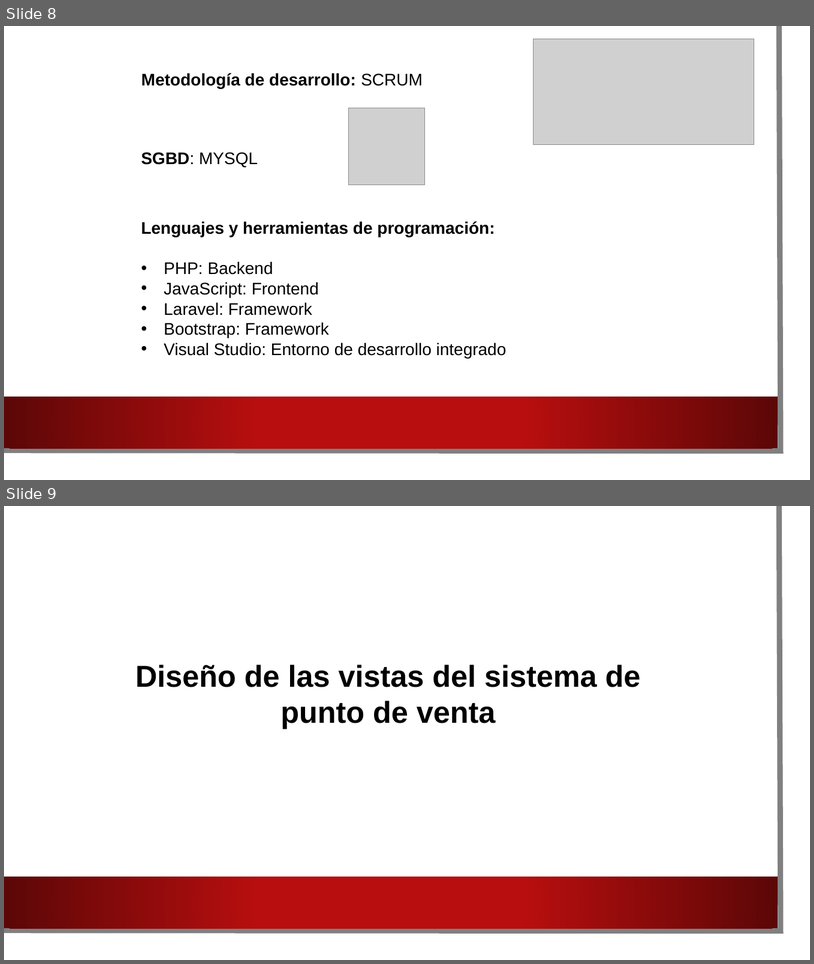
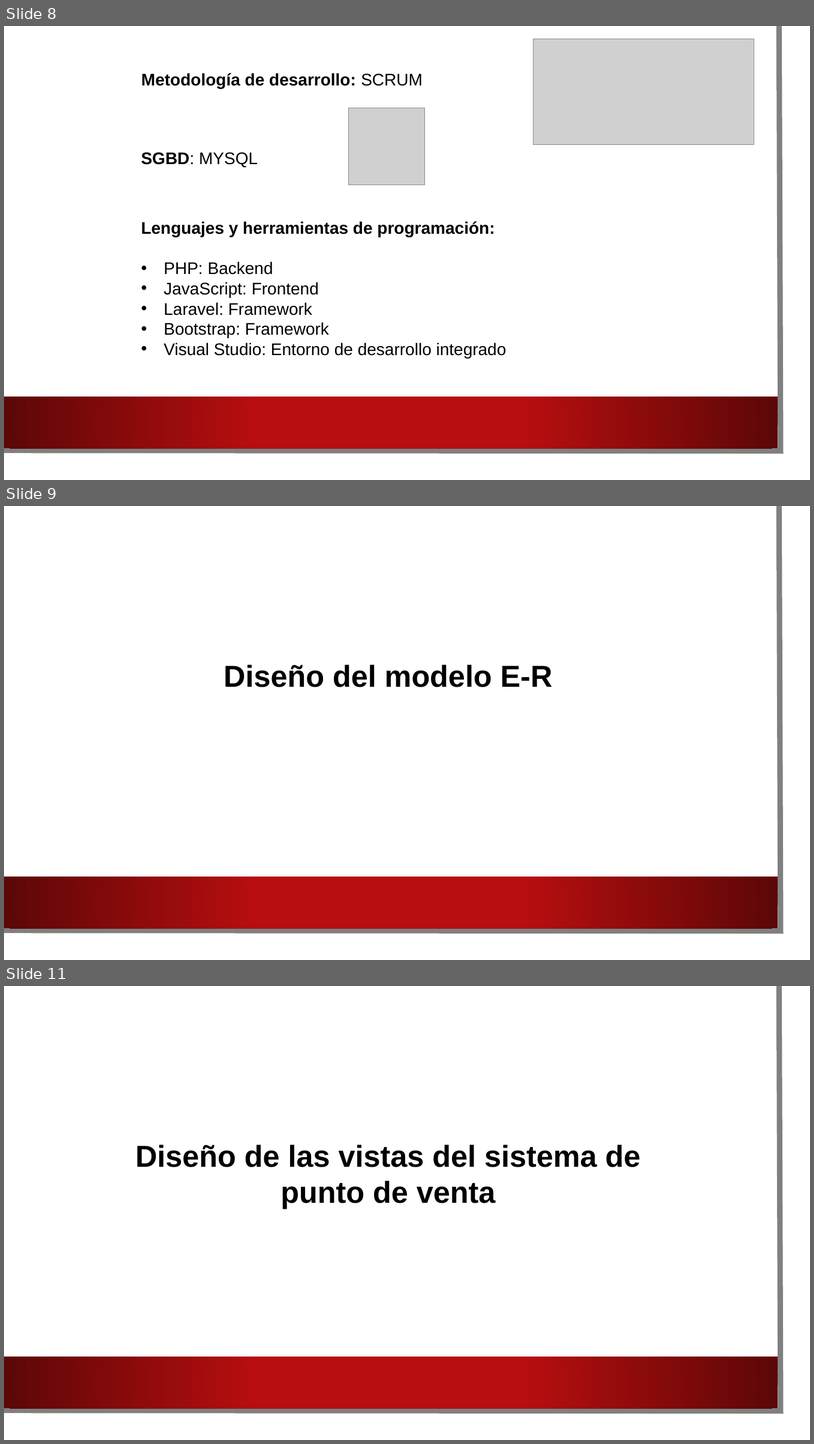
Before and after one commit to HeberZabdiel/FarmaciaGiDocumentos, a slide deck: Presentacion asesor uno.pptx. Shown one above the other, each under a label of ours: slides 8 and 9 before the commit, slides 8, 9 and 11 after it; the slides between them are not shown. The pictures are 814x964 and 814x1444 pixels, drawn with LibreOffice and Linux fonts; fonts in the diff are those of the drawing; grey boxes stand for pictures; background and template pictures are left out. Boxes give left, top, right and bottom in pixels: in the first picture for what was removed or moved away, otherwise in the second. Text is boxed around its words. In the diff, an @@ line names an element or a change of style, - is before the commit and + after.

```diff
--- a/Presentacion asesor uno.pptx
+++ b/Presentacion asesor uno.pptx
@@ slide 9 added at box(4, 506, 810, 960), background picture (left out); not listed: 3 template elements that a slide beside it also shows @@
@@ text added at box(224, 664, 553, 687), 36 pt, text #000000, bold @@
+Diseño del modelo E-R
@@ what was slide 9 is now slide 11 @@
```
Also in this commit, not shown: 1 other slide added, 11 other files.
